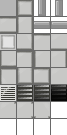
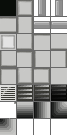
Layer changes from the first 67px x 135px image to the second:
painted on "wall_right" over [52, 52, 60, 58]
painted on "wall_lower_left" over [9, 60, 15, 65]
painted on "wall_lower_right" over [26, 35, 31, 41]
painted on "wall_upper_left" over [2, 77, 7, 83]
painted on "wall_upper_right" over [18, 53, 24, 58]
painted on "wall_left" over [36, 52, 43, 57]
painted on "wall_upper" over [35, 36, 41, 41]
painted on "wall_lower" over [52, 35, 60, 41]
painted on "wall_vertical" over [19, 18, 26, 23]
painted on "wall_horizontal" over [1, 18, 26, 24]
removed layer "floor" over [0, 0, 16, 16]
added layer "Ebene 1" above "floor_shadows" over [0, 0, 67, 135]
added layer "floor_base" above "stairs" over [0, 0, 16, 16]
removed layer "wall_twocorners_hor" over [34, 102, 50, 118]
removed layer "wall_twocorners" over [17, 102, 33, 118]
painted on "wall_corner" over [0, 102, 16, 118]
added layer "wall_fade_horizontal Kopie 2" above "wall_fade_vertical Kopie" over [51, 102, 67, 118]
added layer "wall_fade_vertical Kopie" above "wall_fade_vertical" over [0, 118, 16, 135]
added layer "wall_fade_vertical" above "wall_fade_horizontal" over [34, 102, 50, 118]
added layer "wall_fade_horizontal" above "blank_wall" over [17, 102, 33, 118]
painted on "blank_wall" over [35, 69, 60, 80]
painted on "wall_u" over [20, 69, 26, 73]
